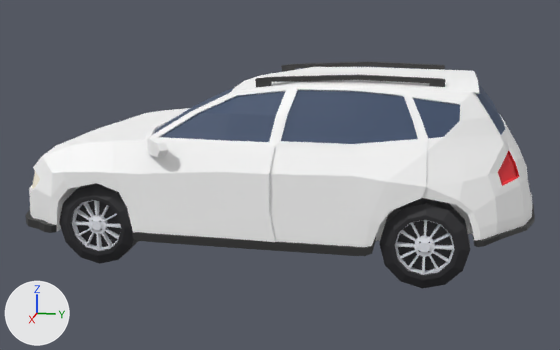
The glTF model public/models/cars/suv.glb: old version first, new version second.
Both versions are drawn from a camera (50 mm lens) standing at (7.13, 1.42, 2.44) and looking at (0.0, 0.0, 0.66). Every picture has the same lights, and +X, +Y and +Z are marked at lower left. The older version comes first. Where no turn or scale is listed for an object, it has been applied to the vertices. Vertices at exactly the same position are counted once.

The older version as bpy lines, for what is in view:
```python
me_paint = bpy.data.meshes.new('paint')
me_paint.from_pydata(...)  # 582 vertices, 1004 faces; spans x -1.18..1.18, y -2.32..2.32, z -0.7..0.7
me_paint.materials.append(mat_carglass)
me_rim = bpy.data.meshes.new('rim')
me_rim.from_pydata(...)  # 656 vertices, 1128 faces; spans x -0.6..0.6, y -1.0..1.0, z -0.14..0.14
me_rim.materials.append(mat_carglass)
me_tyre = bpy.data.meshes.new('tyre')
me_tyre.from_pydata(...)  # 496 vertices, 552 faces; spans x -0.57..0.57, y -1.0..1.0, z -0.2..0.2
me_tyre.materials.append(mat_carglass)
ob_paint = bpy.data.objects.new('paint', me_paint)
ob_paint.location = (0.0, 0.004, 0.984)
ob_rim = bpy.data.objects.new('rim', me_rim)
ob_rim.location = (0.006, -0.037, 0.365)
ob_rim.scale = (1.68, 1.68, 1.68)
ob_tyre = bpy.data.objects.new('tyre', me_tyre)
ob_tyre.location = (0.006, -0.037, 0.365)
ob_tyre.scale = (1.8, 1.8, 1.8)
# also in view: 'glass' at (0.0, 0.49, 1.4); 'trim' at (0.0, 0.0, 0.99); 'light' at (0.0, -0.04, 0.87)
```
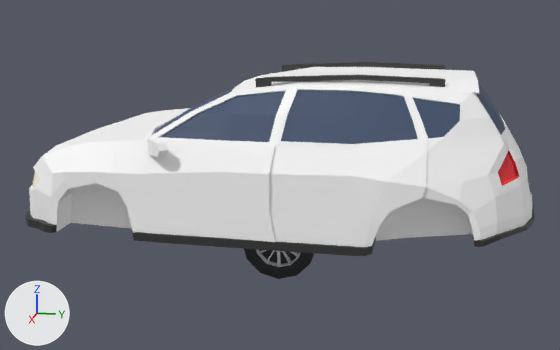
Changed parts and their boxes [x1, y1, x2, y2] in the pictures (560 x 350 px; the box of a moved part takes in the faces that stretch with it):
'tyre', reshaped, moved, rescaled
    before: [59, 183, 470, 289]
    after: [244, 249, 315, 279]
'rim', reshaped, moved, rescaled
    before: [72, 200, 455, 275]
    after: [256, 249, 300, 267]
part 1 of me_rim, moved or reshaped
    before: [72, 200, 121, 251]
    after: [256, 249, 300, 267]
part 2 of me_rim, deleted
    before: [395, 220, 455, 275]
part 3 of me_tyre, moved or reshaped
    before: [59, 183, 138, 264]
    after: [244, 249, 315, 279]
part 4 of me_tyre, deleted
    before: [76, 198, 470, 289]
part 5 of me_tyre, added (mostly hidden)
    after: [259, 250, 299, 264]

What the commit changed:
me_rim is used by ob_rim; location (0.006, -0.037, 0.365); scale (1.68, 1.68, 1.68).
me_rim had 656 vertices, 1128 faces and spanned x -0.6..0.6, y -1.0..1.0, z -0.14..0.14.
me_rim now has 164 vertices, 282 faces and spans x -0.15..0.15, y -1.0..1.0, z -1.0..1.0.
me_rim part 1: the loose piece of 164 vertices spanning x 0.54..0.58, y -1.0..-0.71, z -0.14..0.14 is scaled about its middle by 6.93, then moved by (-0.56, 0.86, 0.0).
me_rim part 2: the loose piece of 164 vertices spanning x 0.56..0.6, y 0.71..1.0, z -0.14..0.14 is deleted.
Other edits to the shape of me_rim do not show in these pictures.
me_tyre is used by ob_tyre; location (0.006, -0.037, 0.365); scale (1.8, 1.8, 1.8).
me_tyre had 496 vertices, 552 faces and spanned x -0.57..0.57, y -1.0..1.0, z -0.2..0.2.
me_tyre now has 124 vertices, 138 faces and spans x -0.36..0.36, y -1.0..1.0, z -1.0..1.0.
me_tyre part 3: the loose piece of 60 vertices spanning x 0.4..0.55, y -1.0..-0.59, z -0.2..0.2 is scaled about its middle by 4.93, then moved by (-0.48, 0.8, 0.0).
me_tyre part 4: 67 loose pieces with 436 vertices, spanning x -0.57..0.57, y -1.0..1.0, z -0.2..0.2, are deleted.
Part 5, on me_tyre:
64 vertices are added at x 0.12..0.24, y -0.62..0.62, z -0.62..0.62.
32 new faces join them.
Object 'rim' (ob_rim) moves from (0.006, -0.037, 0.365) to (0.079, 0.0, 0.0).
Object 'rim' (ob_rim) is rescaled from (1.68, 1.68, 1.68) to (0.242, 0.242, 0.242).
Object 'tyre' (ob_tyre) moves from (0.006, -0.037, 0.365) to (0.0, 0.0, 0.0).
Object 'tyre' (ob_tyre) is rescaled from (1.8, 1.8, 1.8) to (0.365, 0.365, 0.365).
